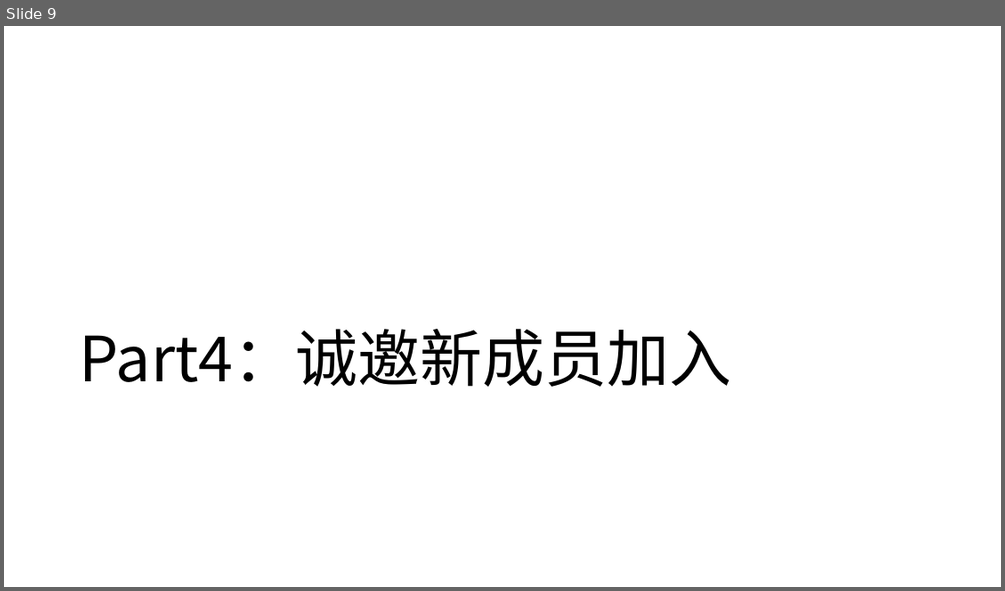
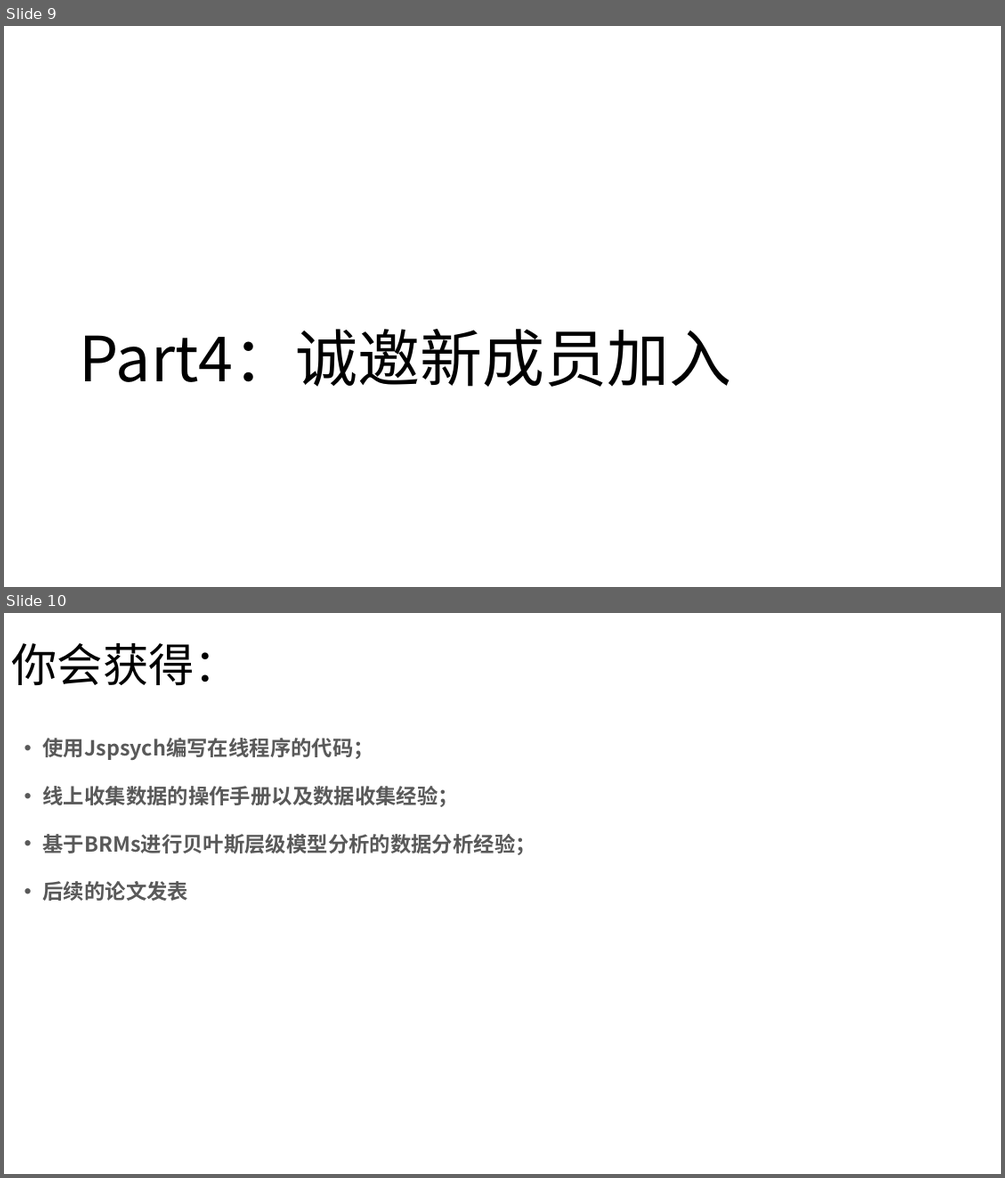
Before and after one commit to wujiaqipsy/TaskRelevance, a slide deck: 4_Reports/2025_AutumnSummary_wjq.pptx. Shown one above the other, each under a label of ours: slide 9 before the commit, slides 9 and 10 after it. The pictures are 1005x591 and 1005x1178 pixels, drawn with LibreOffice and Linux fonts; fonts in the diff are those of the drawing. Boxes give left, top, right and bottom in pixels: in the first picture for what was removed or moved away, otherwise in the second. Text is boxed around its words. In the diff, an @@ line names an element or a change of style, - is before the commit and + after.

```diff
--- a/4_Reports/2025_AutumnSummary_wjq.pptx
+++ b/4_Reports/2025_AutumnSummary_wjq.pptx
@@ slide 10 added at box(4, 613, 1001, 1174), background #FFFFFF @@
@@ title added at box(11, 643, 240, 685), 44 pt, text #000000 @@
+你会获得：
@@ text added at box(43, 738, 536, 900), 20 pt, text #595959, bold @@
+• 使用Jspsych编写在线程序的代码；
+• 线上收集数据的操作手册以及数据收集经验；
+• 基于BRMs进行贝叶斯层级模型分析的数据分析经验；
+• 后续的论文发表
```
Also in this commit, not shown: 3 slides changed, 3 other slides added, 2 slides removed, 3 other files.
